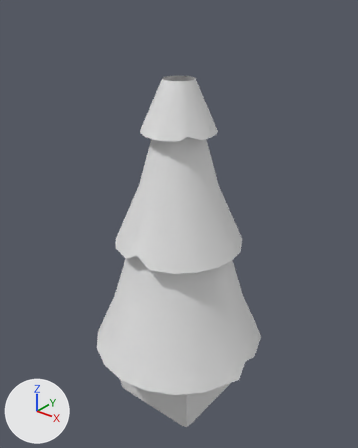
One commit to the FBX model Modelos3D/Decoration/Level 1/tree_lvl1.FBX: the scene before it, then after it.
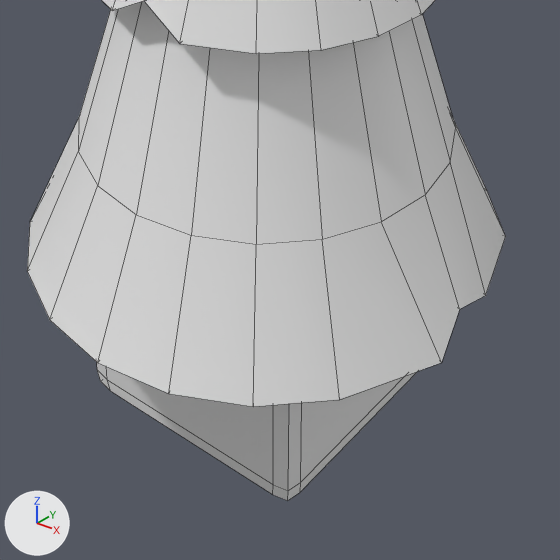
Old and new are each drawn whole from a camera (50 mm lens) standing at (29.8, -37.3, 45.1) and looking at (-0.3, 0.3, 21.8) and again close up on the part from 24% to 78% of the width and 57% to 100% of the height. Every picture has the same lights, and +X, +Y and +Z are marked at lower left. The close-ups show mesh edges as thin lines. Where no turn or scale is listed for an object, it has been applied to the vertices.

The first close-up shows 'Cone001', 'Tile001'.
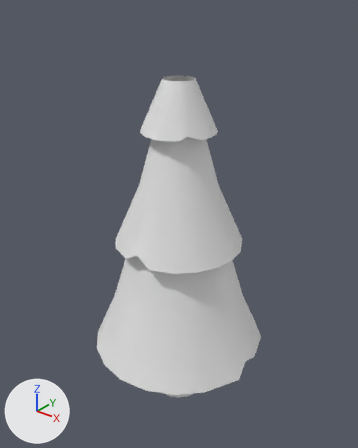
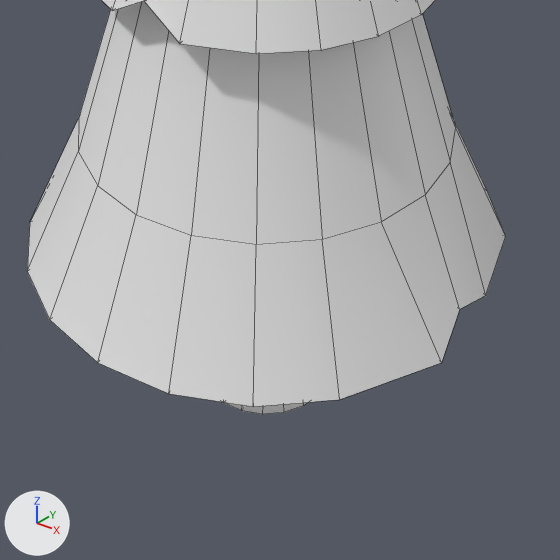
The change, as a list of edits to the scene's bpy script:
```text
Remove ob_tile001:
    ob_tile001 = bpy.data.objects.new('Tile001', me_mesh)
    ob_tile001.location = (0.0, 0.0, 5.0)
```

Boxes (x1, y1, x2, y2) around the edits, measured in the close-ups (560 x 560 px):
'Tile001', deleted
    before: (97, 362, 418, 501)
